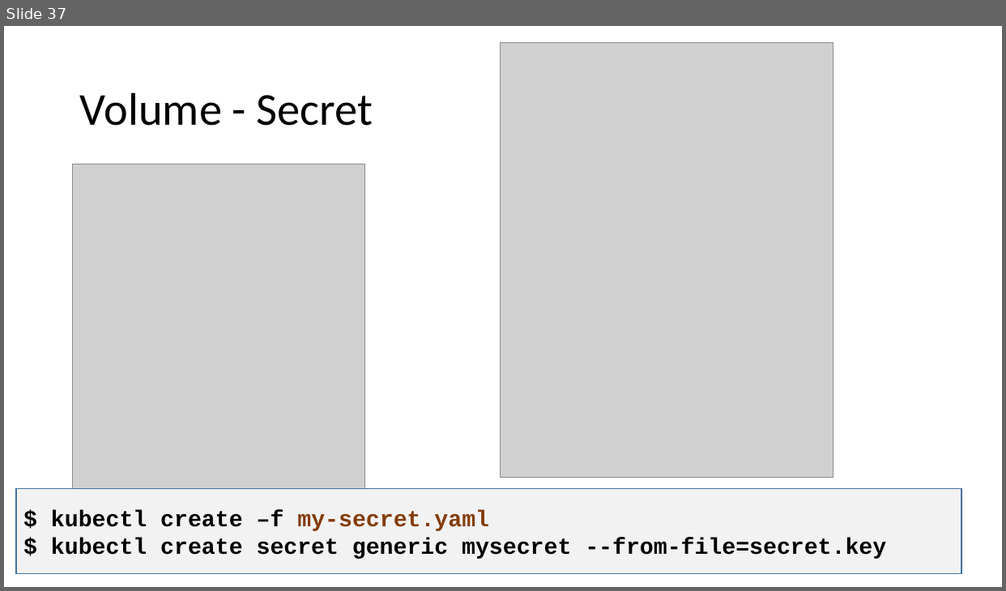
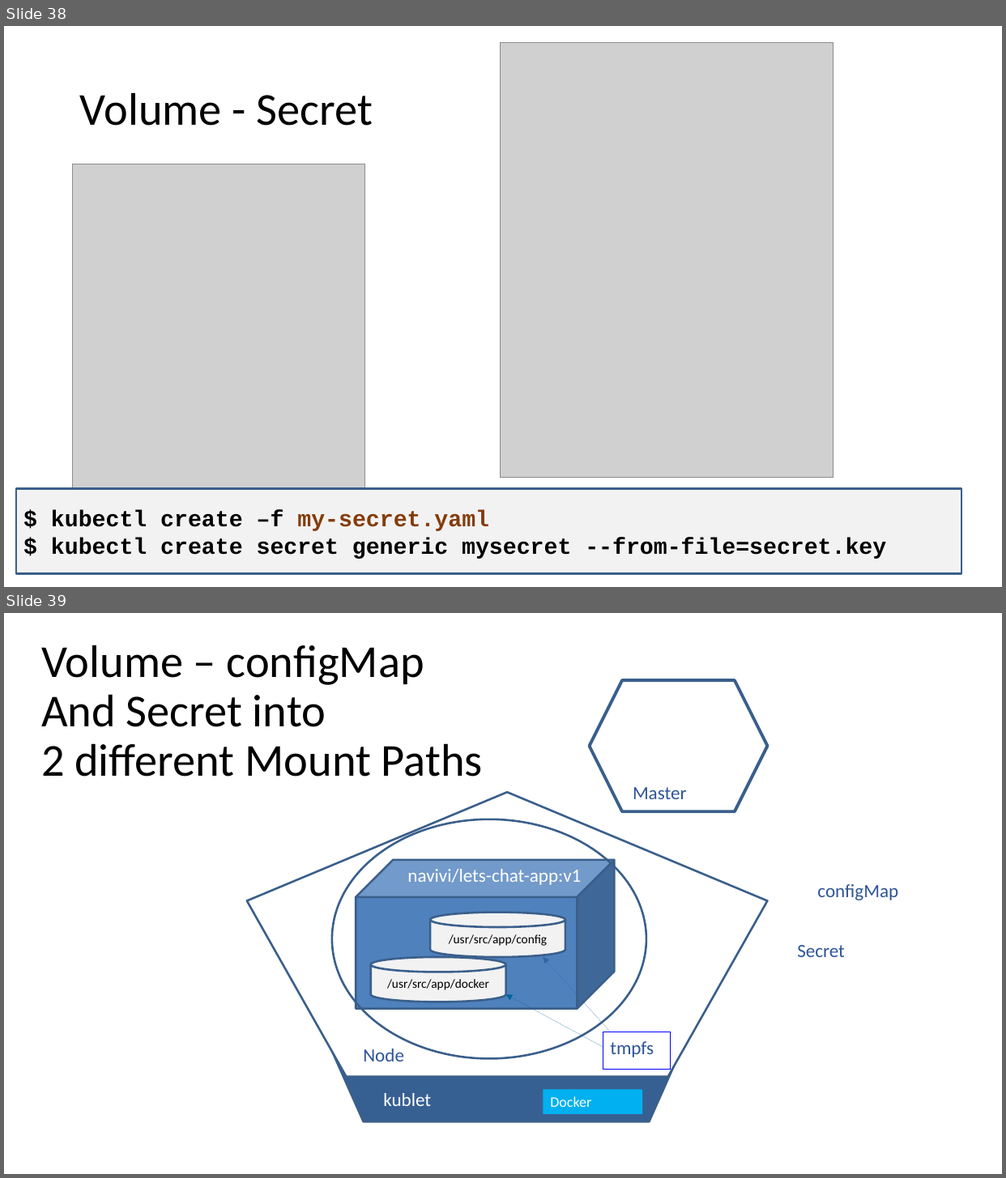
Before and after one commit to navivi/k8s-training, a slide deck: day-2/Using Kubernetes Day 2.pptx. Shown one above the other, each under a label of ours: slide 37 before the commit, slides 38 and 39 after it. The pictures are 1006x591 and 1006x1178 pixels, drawn with LibreOffice and Linux fonts; fonts in the diff are those of the drawing; grey boxes stand for pictures. Boxes give left, top, right and bottom in pixels: in the first picture for what was removed or moved away, otherwise in the second. Text is boxed around its words. In the diff, an @@ line names an element or a change of style, - is before the commit and + after.

```diff
--- a/day-2/Using Kubernetes Day 2.pptx
+++ b/day-2/Using Kubernetes Day 2.pptx
@@ slide 39 added at <box>4,613,1002,1174</box>, background #FFFFFF @@
@@ text added at <box>41,645,483,777</box>, 44 pt, text #000000 @@
+Volume – configMap
+And Secret into
+2 different Mount Paths
@@ hexagon added at <box>590,680,768,811</box>, outline #3A5F8C 3 pt @@
@@ pentagon added at <box>246,792,767,1076</box>, fill #FFFFFF, outline #3A5F8C 2 pt @@
@@ pentagon added at <box>275,800,738,1122</box>, fill #376092, outline #3A5F8C 2 pt @@
@@ text added at <box>633,787,687,799</box>, 18 pt, text #2F5597 @@
+Master
@@ ellipse added at <box>332,820,646,1059</box>, outline #3A5F8C 2 pt @@
@@ cube added at <box>356,860,614,1009</box>, fill #4F81BD, outline #3A5F8C 2 pt @@
@@ text added at <box>407,869,581,885</box>, 18 pt, text #FFFFFF @@
+navivi/lets-chat-app:v1
@@ text added at <box>817,884,898,901</box>, 18 pt, text #2F5597 @@
+configMap
@@ cylinder added at <box>430,913,565,957</box>, fill #F2F2F2, outline #3A5F8C 2 pt, 12 pt, text #000000 @@
+/usr/src/app/config
@@ text added at <box>797,945,845,957</box>, 18 pt, text #2F5597 @@
+Secret
@@ cylinder added at <box>371,957,506,1003</box>, fill #F2F2F2, outline #3A5F8C 2 pt, 12 pt, text #000000 @@
+/usr/src/app/docker
@@ arrow added from (611, 1033) to (543, 957), #3465A4 0.75 pt @@
@@ arrow added from (603, 1047) to (506, 995), #006699 0.75 pt @@
@@ text added at <box>363,1049,404,1062</box>, 18 pt, text #2F5597 @@
+Node
@@ rectangle added at <box>603,1033,671,1070</box>, fill #FFFFFF, outline #0000FF 0.75 pt @@
@@ text added at <box>610,1041,654,1058</box>, 18 pt, text #2F5597 @@
+tmpfs
@@ text added at <box>383,1093,431,1106</box>, 18 pt, text #FFFFFF @@
+kublet
@@ rectangle added at <box>543,1090,642,1114</box>, fill #00B0F0, 14 pt, text #FFFFFF @@
+Docker
@@ what was slide 37 is now slide 38 @@
@@ slide 38 changed as well @@
@@ rectangle "$ kubectl create –f my-secret.yaml" at <box>16,489,961,574</box>: outline #43739E 1 pt to #3A5F8C 2 pt @@
```
Also in this commit, not shown: 33 other slides changed, 6 other slides added, 1 slide removed.
